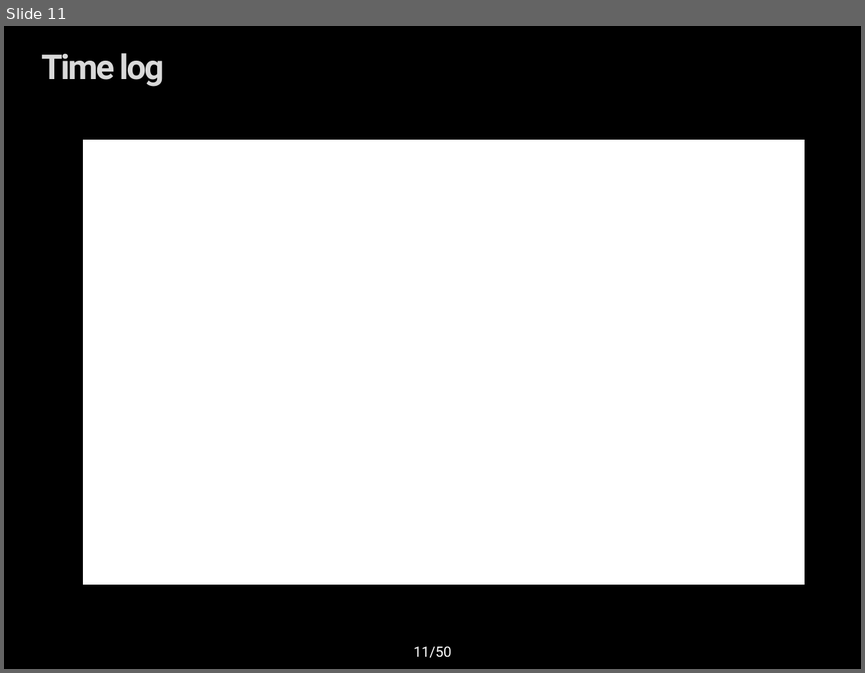
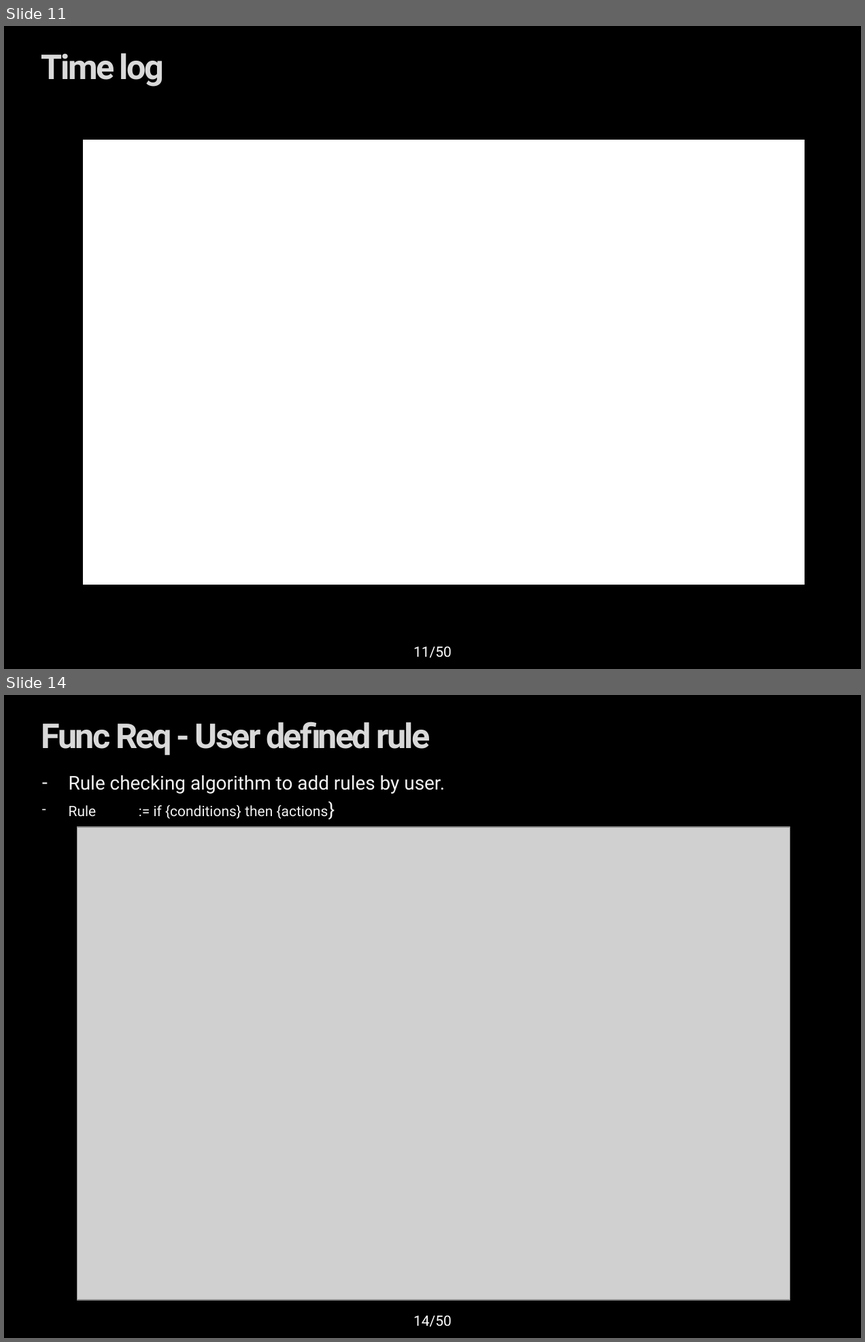
Before and after one commit to youkkwon/smarthome, a slide deck: doc/Docs/IoT System Final Presentation_0624.pptx. Shown one above the other, each under a label of ours: slide 11 before the commit, slides 11 and 14 after it; the slides between them are not shown. The pictures are 865x673 and 865x1342 pixels, drawn with LibreOffice and Linux fonts; fonts in the diff are those of the drawing; grey boxes stand for pictures; background and template pictures are left out. Boxes give left, top, right and bottom in pixels: in the first picture for what was removed or moved away, otherwise in the second. Text is boxed around its words. In the diff, an @@ line names an element or a change of style, - is before the commit and + after.

Commit message:
Docs- Rule Manager

```diff
--- a/doc/Docs/IoT System Final Presentation_0624.pptx
+++ b/doc/Docs/IoT System Final Presentation_0624.pptx
@@ slide 14 added at [4, 695, 861, 1338], background picture (left out) @@
@@ title added at [41, 722, 430, 756], 28.8 pt, text gradient #F2F2F2 to #D9D9D9 to #595959, bold @@
+Func Req - User defined rule
@@ text added at [69, 775, 445, 819], 16 pt, text #F2F2F2 @@
+– Rule checking algorithm to add rules by user.
+– Rule := if {conditions} then {actions}
@@ picture added at [77, 827, 789, 1300] @@
@@ page number added at [413, 1315, 451, 1327], 12 pt, text #FFFFFF @@
+14/50
```
Also in this commit, not shown: 2 other slides added, 1 other file.
